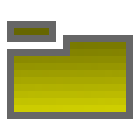
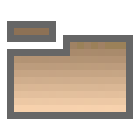
Before/after of a 140px x 140px layered artwork. What changed in the layer stack:
painted on "Background" over (14, 28, 126, 112)
